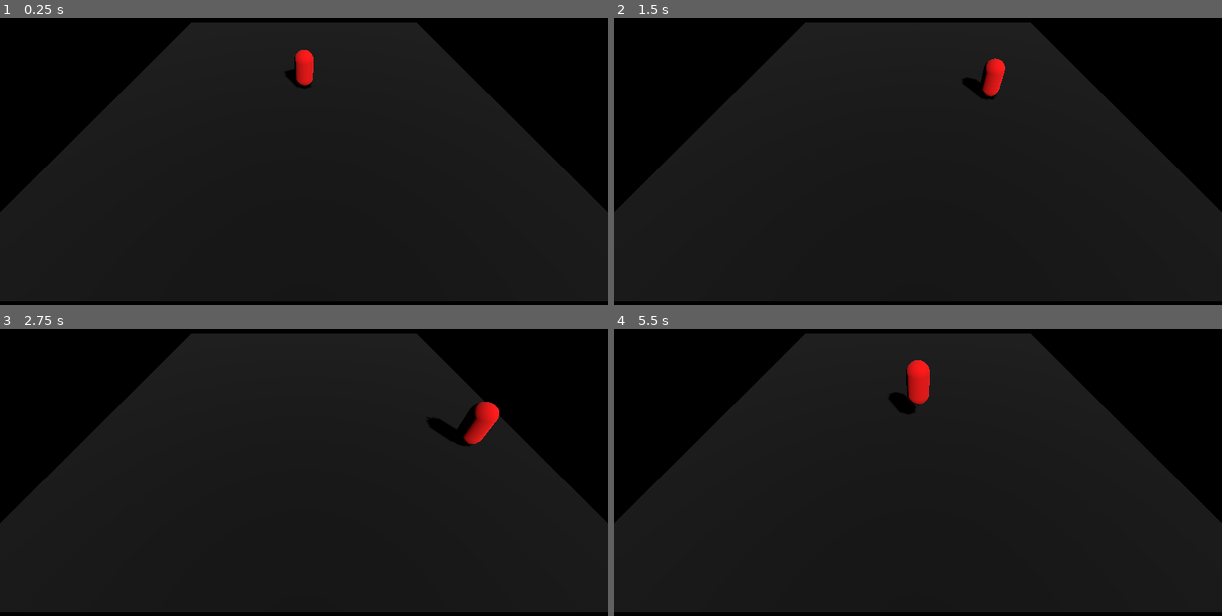
Above: before the commit, frames 1-4 (two rows, left to right).
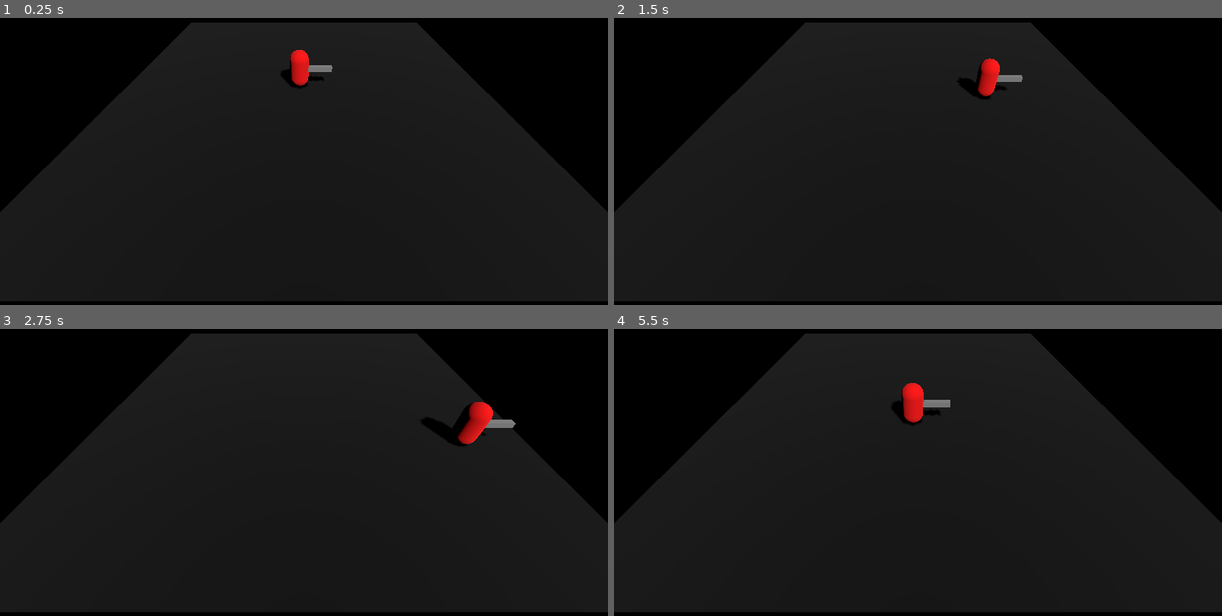
Above: after the commit, the same moments.

Repository: ralabate/salamander-sorcerer-remake
Game: Godot game, scene res://main.tscn
Same seed, same stepped clock (60 frames per second), same inputs: the game is played once before the commit and once after it. Before the commit the project has no main scene; this scene is started directly in both runs.
Inputs:
- Up to frame 1 (0.25 s): no input
- Up to frame 2 (1.5 s): tap Enter (ui_accept) at 0.5, 0.6, 0.77, 1.07, 1.35 s; hold Right (ui_right) 0.53-1.28 s; hold Down (ui_down) from 1.28 s (still down)
- Up to frame 3 (2.75 s): tap Enter (ui_accept) at 1.52, 1.82, 2.1 s; release Down (ui_down) at 2.03 s; hold Right (ui_right) from 2.03 s (still down)
- Up to frame 4 (5.5 s): release Right (ui_right) at 2.78 s; hold Up (ui_up) 2.78-3.53 s; tap Enter (ui_accept) at 2.85, 3.02, 3.32, 3.6, 3.77, 4.07, 4.35, 4.52, 4.82, 5.1 s; hold Left (ui_left) 3.53-5.03 s; hold Down (ui_down) from 5.03 s (still down)

The runs differ from the first frame. In frame 1, 0.4% of the frame differs, in the area x 46-55%, y 11-25%; in frame 2, 0.5%; in frame 3, 0.8%; in frame 4, 1.0%, in the area x 45-56%, y 10-34%.

Commit message:
quick and dirty sword swipe anim for testing collisions later

Diff:
--- a/salamander/player.gd
+++ b/salamander/player.gd
@@ -4,15 +4,12 @@
 const SPEED = 5.0
 const JUMP_VELOCITY = 4.5
 
+@onready var animation_player: AnimationPlayer = %AnimationPlayer
 
-func _physics_process(delta: float) -> void:
-	# Add the gravity.
-	if not is_on_floor():
-		velocity += get_gravity() * delta
 
-	# Handle jump.
-	if Input.is_action_just_pressed("ui_accept") and is_on_floor():
-		velocity.y = JUMP_VELOCITY
+func _physics_process(_delta: float) -> void:
+	if Input.is_action_just_pressed("ui_accept"):
+		animation_player.play("swipe")
 
 	# Get the input direction and handle the movement/deceleration.
 	# As good practice, you should replace UI actions with custom gameplay actions.
@@ -22,7 +19,7 @@
 		velocity.x = direction.x * SPEED
 		velocity.z = direction.z * SPEED
 	else:
-		velocity.x = move_toward(velocity.x, 0, SPEED)
-		velocity.z = move_toward(velocity.z, 0, SPEED)
+		velocity.x = 0.0
+		velocity.z = 0.0
 
 	move_and_slide()
--- a/salamander/player.tscn
+++ b/salamander/player.tscn
@@ -10,6 +10,49 @@
 [sub_resource type="CapsuleMesh" id="CapsuleMesh_4flbx"]
 material = SubResource("StandardMaterial3D_4flbx")
 
+[sub_resource type="BoxMesh" id="BoxMesh_4flbx"]
+size = Vector3(1.5, 0.25, 0.25)
+
+[sub_resource type="BoxShape3D" id="BoxShape3D_onrkg"]
+size = Vector3(1.5, 0.25, 0.25)
+
+[sub_resource type="Animation" id="Animation_4flbx"]
+resource_name = "swipe"
+length = 0.3
+tracks/0/type = "value"
+tracks/0/imported = false
+tracks/0/enabled = true
+tracks/0/path = NodePath("SwordPivot:rotation")
+tracks/0/interp = 2
+tracks/0/loop_wrap = true
+tracks/0/keys = {
+"times": PackedFloat32Array(0, 0.03333333, 0.2, 0.3),
+"transitions": PackedFloat32Array(1, 1, 1, 1),
+"update": 0,
+"values": [Vector3(0, 0, 0), Vector3(0, -0.7853982, 0), Vector3(0, 3.1415927, 0), Vector3(0, 0, 0)]
+}
+
+[sub_resource type="Animation" id="Animation_onrkg"]
+length = 0.001
+tracks/0/type = "value"
+tracks/0/imported = false
+tracks/0/enabled = true
+tracks/0/path = NodePath("SwordPivot:rotation")
+tracks/0/interp = 1
+tracks/0/loop_wrap = true
+tracks/0/keys = {
+"times": PackedFloat32Array(0),
+"transitions": PackedFloat32Array(1),
+"update": 0,
+"values": [Vector3(0, 0, 0)]
+}
+
+[sub_resource type="AnimationLibrary" id="AnimationLibrary_onrkg"]
+_data = {
+&"RESET": SubResource("Animation_onrkg"),
+&"swipe": SubResource("Animation_4flbx")
+}
+
 [node name="Player" type="CharacterBody3D"]
 script = ExtResource("1_4flbx")
 
@@ -20,3 +63,22 @@
 [node name="MeshInstance3D" type="MeshInstance3D" parent="."]
 transform = Transform3D(1, 0, 0, 0, 1, 0, 0, 0, 1, 0, 1, 0)
 mesh = SubResource("CapsuleMesh_4flbx")
+
+[node name="SwordPivot" type="Node3D" parent="."]
+transform = Transform3D(0.99999964, 0, 0, 0, 1, 0, 0, 0, 0.99999964, 0, 0, 0)
+
+[node name="Sword" type="MeshInstance3D" parent="SwordPivot"]
+transform = Transform3D(1, 0, 0, 0, 1, 0, 0, 0, 1, 1, 1, 0)
+mesh = SubResource("BoxMesh_4flbx")
+skeleton = NodePath("../..")
+
+[node name="RigidBody3D" type="RigidBody3D" parent="SwordPivot/Sword"]
+
+[node name="CollisionShape3D" type="CollisionShape3D" parent="SwordPivot/Sword/RigidBody3D"]
+shape = SubResource("BoxShape3D_onrkg")
+
+[node name="AnimationPlayer" type="AnimationPlayer" parent="."]
+unique_name_in_owner = true
+libraries = {
+&"": SubResource("AnimationLibrary_onrkg")
+}
--- a/salamander/project.godot
+++ b/salamander/project.godot
@@ -11,5 +11,6 @@
 [application]
 
 config/name="Salamander"
+run/main_scene="uid://d3l7dwjff10l3"
 config/features=PackedStringArray("4.5", "Forward Plus")
 config/icon="res://icon.svg"
Not shown: 1 places in salamander/player.tscn that only renumber resources
